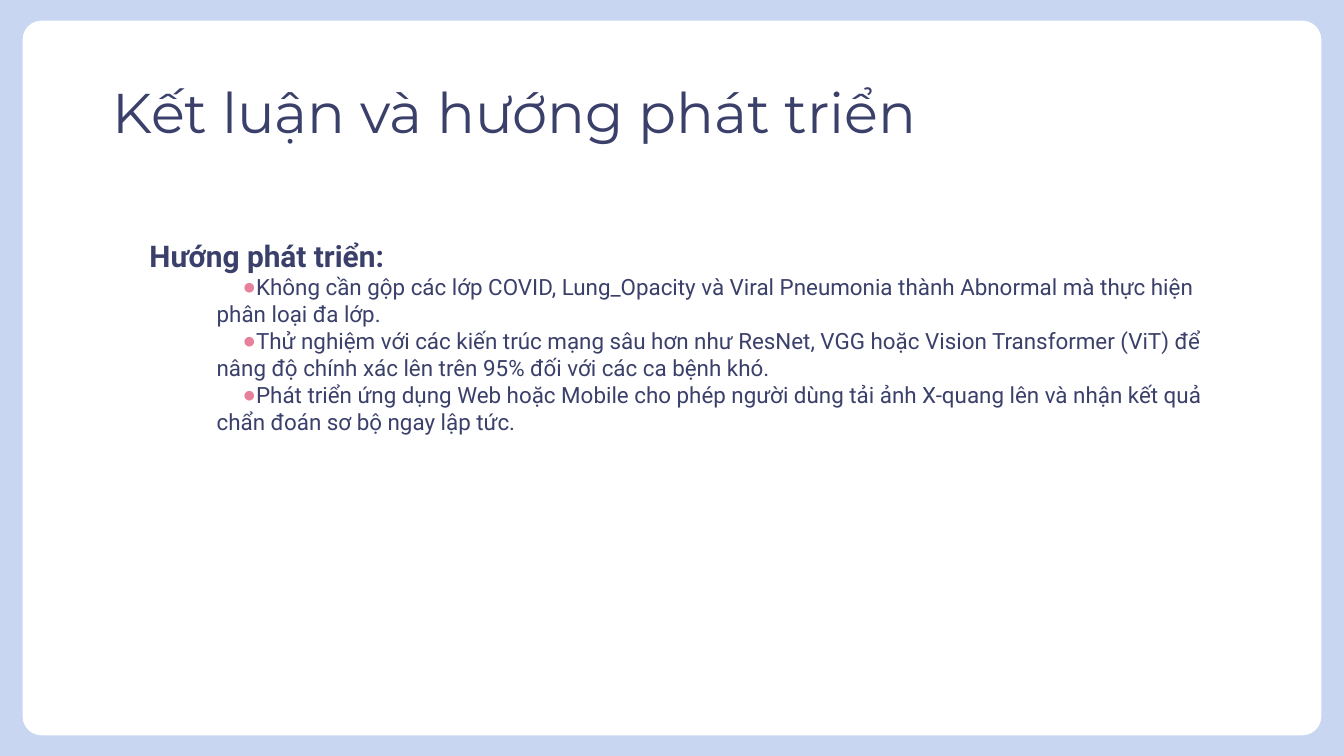
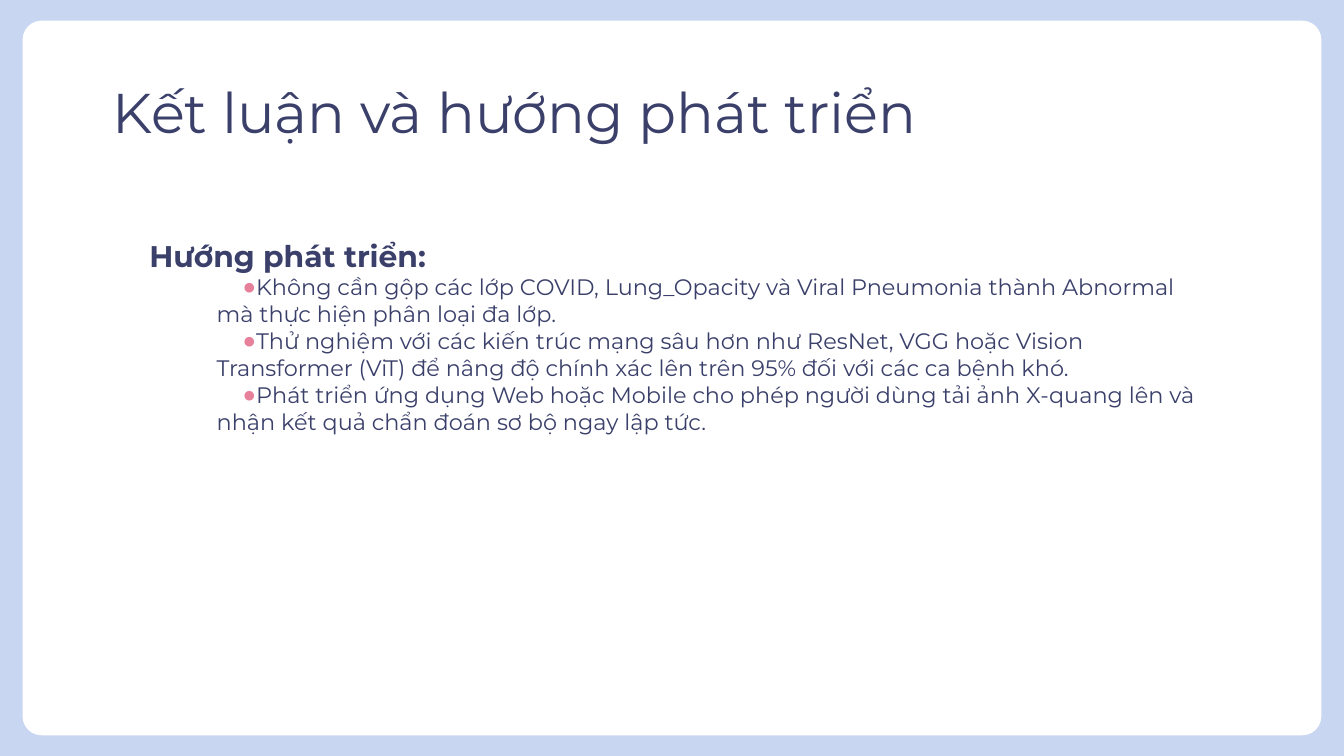
Before and after one commit to truongtonguyen/cn-da22ttb-truongnguyentonguyen-anhykhoabatthuong-lenetcaitien, a slide deck: slide 12 of thesis/abs/BaoCao_110122127.pptx (slide 11 before the commit). Drawn at 1344x756 pixels with LibreOffice and Linux fonts; fonts in the diff are those of the drawing. Boxes give left, top, right and bottom in pixels: in the first picture for what was removed or moved away, otherwise in the second. Text is boxed around its words. In the diff, an @@ line names an element or a change of style, - is before the commit and + after.

```diff
--- a/thesis/abs/BaoCao_110122127.pptx
+++ b/thesis/abs/BaoCao_110122127.pptx
@@ text "Hướng phát triển:" at [149,241,1194,435]: font Roboto to Montserrat @@
```
Also in this commit, not shown: 7 other slides changed.
